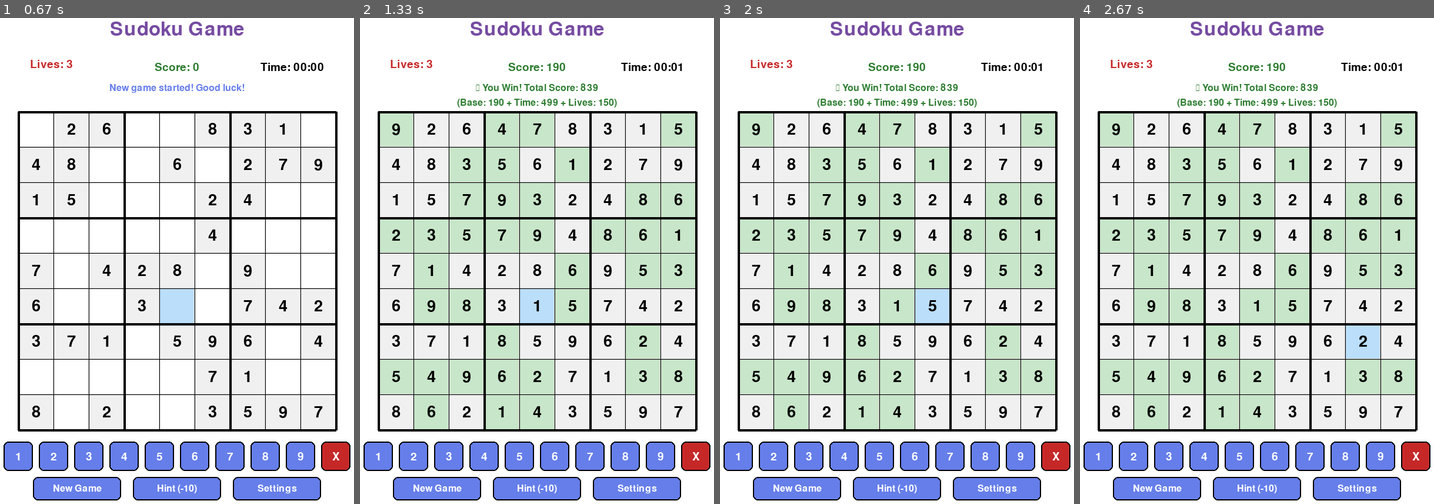
Above: before the commit, frames 1-4 (left to right).
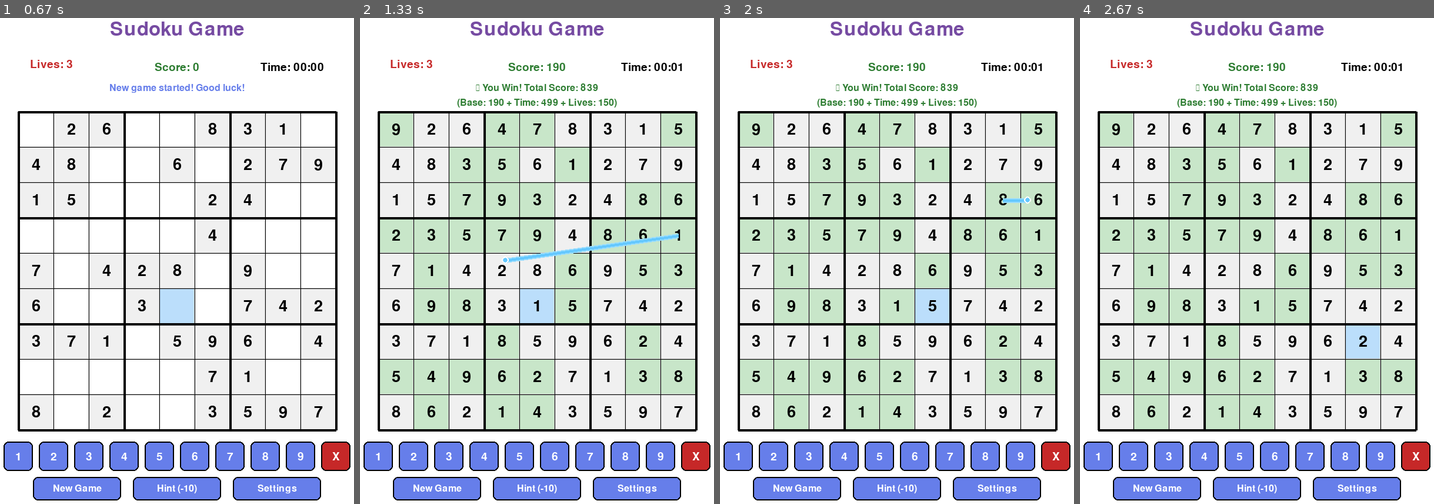
Above: after the commit, the same moments.

Repository: dbdonaldson50/PyGame-Sudoku-Flood
Game: pygame game, started from sudoku_game.py
Same seed, same stepped clock (60 frames per second), same inputs: the game is played once before the commit and once after it.
Inputs (mouse positions are in pixels of both pictures, inside the frame that each line leads up to):
- Up to frame 1 (0.67 s): click (162, 295) at 0.38 s
- Up to frame 2 (1.33 s): tap 1 at 0.67 s; click "Hint (-10)" at 1.05 s
- Up to frame 3 (2 s): click (943, 319) at 1.38 s; click "1" at 1.72 s
- Up to frame 4 (2.67 s): click (1239, 406) at 2.05 s; click (1363, 353) at 2.38 s

Frame 1 is identical in both runs. In frame 2, 0.5% of the frame differs, in the area x 40-91%, y 44-51%; in frame 3, less than 0.1%; in frame 4, nothing differs.

Commit message:
Add laser animation effect for auto-fill cascade visualization

Diff:
--- a/play_sudoku.py
+++ /dev/null
@@ -1,63 +0,0 @@
-#!/usr/bin/env python3
-"""
-Sudoku Game Launcher
-Author: Red Donaldson
-Date: March 13, 2026
-
-Launches the Sudoku web game using Python's built-in HTTP server.
-"""
-
-import http.server
-import socketserver
-import webbrowser
-import os
-import sys
-from pathlib import Path
-
-
-def main():
-    """Launch the Sudoku game in the default web browser"""
-    # Get the directory where this script is located
-    script_dir = Path(__file__).parent.resolve()
-
-    # Change to the script directory
-    os.chdir(script_dir)
-
-    # Check if index.html exists
-    if not Path('index.html').exists():
-        print("Error: index.html not found in the current directory!")
-        sys.exit(1)
-
-    # Port to run the server on
-    PORT = 8000
-
-    # Create server
-    Handler = http.server.SimpleHTTPRequestHandler
-
-    # Try to find an available port
-    for port in range(PORT, PORT + 10):
-        try:
-            with socketserver.TCPServer(("", port), Handler) as httpd:
-                print(f"🎮 Sudoku Game Server Starting...")
-                print(f"📡 Server running at: http://localhost:{port}")
-                print(f"🌐 Opening game in your browser...")
-                print(f"\n⌨️  Press Ctrl+C to stop the server\n")
-
-                # Open the browser
-                webbrowser.open(f'http://localhost:{port}/index.html')
-
-                # Start serving
-                try:
-                    httpd.serve_forever()
-                except KeyboardInterrupt:
-                    print("\n\n👋 Server stopped. Thanks for playing!")
-                    sys.exit(0)
-        except OSError:
-            continue
-
-    print(f"Error: Could not find an available port between {PORT} and {PORT + 10}")
-    sys.exit(1)
-
-
-if __name__ == "__main__":
-    main()
--- a/sudoku_game.py
+++ b/sudoku_game.py
@@ -65,6 +65,13 @@
         self.message_timer = 0
         self.show_settings = False
 
+        # Animation state
+        self.animation_queue = []
+        self.current_animation_frame = 0
+        self.animation_speed = 10  # frames per cell
+        self.laser_particles = []
+        self.laser_source = None  # (row, col) of laser origin
+
         # Difficulty settings
         self.difficulty_settings = {
             'easy': {'cells_to_remove': 30, 'lives': 3, 'points_per_cell': 5},
@@ -252,7 +259,7 @@
 
     def auto_fill_singles(self):
         """Auto-fill cells that have only one possible value"""
-        filled_count = 0
+        filled_sequence = []
         changes_made = True
 
         # Keep looping until no more single-possibility cells are found
@@ -271,10 +278,11 @@
                     if len(possible) == 1:
                         value = possible.pop()
                         self.board[i][j] = value
-                        filled_count += 1
+                        filled_sequence.append((i, j, value))
                         changes_made = True
 
         # Award partial points for auto-filled cells
+        filled_count = len(filled_sequence)
         if filled_count > 0:
             points_per_cell = self.difficulty_settings[self.difficulty]['points_per_cell']
             auto_points = (points_per_cell // 2) * filled_count
@@ -285,7 +293,79 @@
             else:
                 self.show_message(f"+{auto_points} pts ({filled_count} auto-filled)", self.DARK_BLUE)
 
+            # Start animation
+            self.start_animation(filled_sequence)
+
         return filled_count
+
+    def start_animation(self, filled_sequence):
+        """Initialize animation for auto-filled cells"""
+        if not filled_sequence:
+            return
+
+        self.animation_queue = filled_sequence.copy()
+        self.current_animation_frame = 0
+        # Set laser source to the first filled cell
+        if len(filled_sequence) > 0:
+            self.laser_source = (filled_sequence[0][0], filled_sequence[0][1])
+
+    def update_animation(self):
+        """Update animation state each frame"""
+        if not self.animation_queue:
+            return
+
+        self.current_animation_frame += 1
+
+        # Move to next cell in animation
+        if self.current_animation_frame >= self.animation_speed:
+            self.current_animation_frame = 0
+            if len(self.animation_queue) > 1:
+                # Set the next cell as the laser source
+                self.laser_source = (self.animation_queue[1][0], self.animation_queue[1][1])
+                self.animation_queue.pop(0)
+            else:
+                # Animation complete
+                self.animation_queue = []
+                self.laser_source = None
+
+    def get_cell_center(self, row, col):
+        """Get the center coordinates of a cell"""
+        x = self.BOARD_X + col * self.CELL_SIZE + self.CELL_SIZE // 2
+        y = self.BOARD_Y + row * self.CELL_SIZE + self.CELL_SIZE // 2
+        return (x, y)
+
+    def draw_laser_effect(self):
+        """Draw laser effect between animated cells"""
+        if len(self.animation_queue) < 2 or self.laser_source is None:
+            return
+
+        # Get source and target cells
+        source_row, source_col = self.laser_source
+        target_row, target_col = self.animation_queue[1][0], self.animation_queue[1][1]
+
+        # Get center points
+        source_pos = self.get_cell_center(source_row, source_col)
+        target_pos = self.get_cell_center(target_row, target_col)
+
+        # Calculate animation progress (0 to 1)
+        progress = self.current_animation_frame / self.animation_speed
+
+        # Interpolate laser position
+        laser_x = source_pos[0] + (target_pos[0] - source_pos[0]) * progress
+        laser_y = source_pos[1] + (target_pos[1] - source_pos[1]) * progress
+
+        # Draw laser beam
+        laser_color = (100, 200, 255)  # Cyan/blue laser
+        glow_color = (150, 220, 255)
+
+        # Draw glow effect (thicker, more transparent)
+        pygame.draw.line(self.screen, glow_color, source_pos, (laser_x, laser_y), 8)
+        # Draw main laser (thinner, brighter)
+        pygame.draw.line(self.screen, laser_color, source_pos, (laser_x, laser_y), 4)
+
+        # Draw particles at laser tip
+        pygame.draw.circle(self.screen, self.WHITE, (int(laser_x), int(laser_y)), 6)
+        pygame.draw.circle(self.screen, laser_color, (int(laser_x), int(laser_y)), 4)
 
     def get_cell_from_pos(self, pos):
         """Get board cell coordinates from mouse position"""
@@ -492,6 +572,9 @@
         """Draw the game screen"""
         self.screen.fill(self.WHITE)
 
+        # Update animation
+        self.update_animation()
+
         # Title
         title_text = self.title_font.render("Sudoku Game", True, self.PURPLE)
         title_rect = title_text.get_rect(center=(self.WINDOW_WIDTH // 2, 40))
@@ -530,6 +613,9 @@
 
         # Draw board
         self.draw_board()
+
+        # Draw laser animation effect
+        self.draw_laser_effect()
 
         # Draw number buttons
         self.draw_number_buttons()
